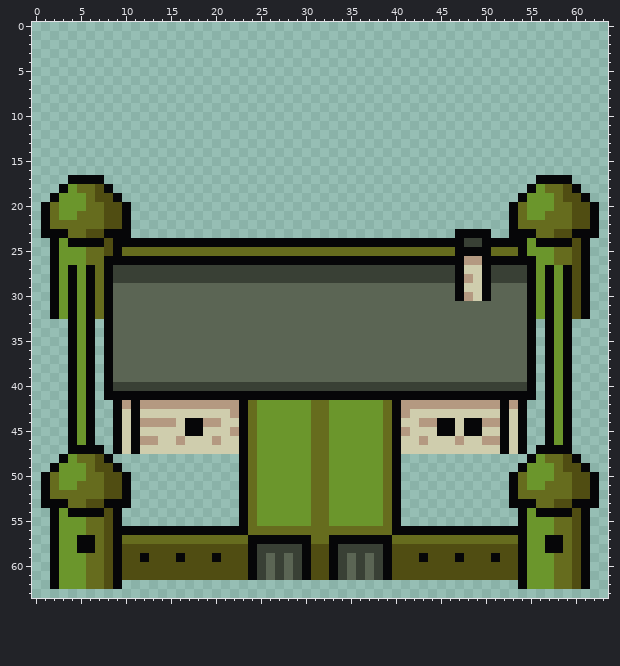
One commit to this pixel-art sprite: Factions/Neow Folder/Town.png. The picture above was drawn from the file before the commit.
The file is 64x64 pixels. Colours within 5 levels of each other are drawn and written as one.
After:
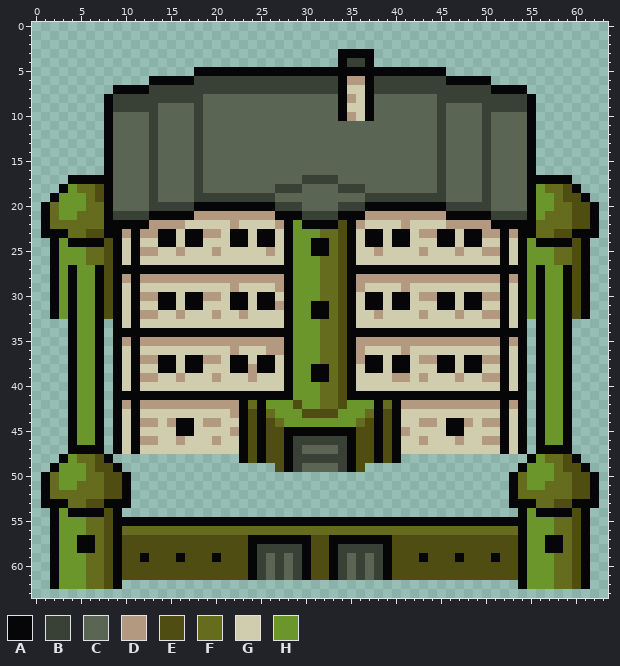
Palette (. is transparent): A #060608  B #394035  C #5b6554  D #b49981  E #504d12  F #666c1e  G #cfcdad  H #6b962c
The edit:
Changed rows in their new state; - is an unchanged pixel.
first column x 6:
 3 ----------------------------AAAA--------------------
 4 ----------------------------ABBA--------------------
 5 ------------AAAAAAAAAAAAAAAAAAAAAAAAAAAA------------
 6 -------AAAAABBBBBBBBBBBBBBBBADDABBBBBBBBAAAAA-------
 7 ---AAAABBBBBBBBBBBBBBBBBBBBBAGGABBBBBBBBBBBBBAAAA---
 8 --ABBBBBBBBBBCCCCCCCCCCCCCCCADGACCCCCCCBBBBBBBBBBA--
 9 --ABBBBBCCCCBCCCCCCCCCCCCCCCAGGACCCCCCCBCCCCBBBBBA--
10 --ACCCCBCCCCBCCCCCCCCCCCCCCCADGACCCCCCCBCCCCBCCCCA--
11 --ACCCCBCCCCBCCCCCCCCCCCCCCCCCCCCCCCCCCBCCCCBCCCCA--
12 --ACCCCBCCCCBCCCCCCCCCCCCCCCCCCCCCCCCCCBCCCCBCCCCA--
13 --ACCCCBCCCCBCCCCCCCCCCCCCCCCCCCCCCCCCCBCCCCBCCCCA--
14 --ACCCCBCCCCBCCCCCCCCCCCCCCCCCCCCCCCCCCBCCCCBCCCCA--
15 --ACCCCBCCCCBCCCCCCCCCCCCCCCCCCCCCCCCCCBCCCCBCCCCA--
16 --ACCCCBCCCCBCCCCCCCCCCCCCCCCCCCCCCCCCCBCCCCBCCCCA--
17 --ACCCCBCCCCBCCCCCCCCCCCBBBBCCCCCCCCCCCBCCCCBCCCCA--
18 ---CCCCBCCCCBCCCCCCCCBBBCCCCBBBCCCCCCCCBCCCCBCCCC---
19 --ACCCCBCCCCBBBBBBBBBCCCCCCCCCCBBBBBBBBBCCCCBCCCCA--
20 --ACCCCBBBBBAAAAAAAAABBBCCCCBBBAAAAAAAAABBBBBCCCCA--
21 --ABBBBAAAAADDDDDDDDDAAABBBBAAADDDDDDDDDAAAAABBBBA--
22 --AA-AADDDDGGGGGDGGGGDAHAAAAEADGGGGDGGGGDDDDDAA-AA--
23 ----DADDAAGAADDGAAGAAGAHHHFFEAGAAGAAGDDAAG--DDAD----
24 ----G-GG--G--GGG--G--G-HH--FE-G--G--GGG--GAAGG-G----
25 ----GADDGGDGGGDGGGGGDGAHHAA-EAGGDGGGGDGGGDGGDDAG----
26 --E-G-GGGGGGGGGGGGGGGG-HHHFFE-GGGGGGGGGGGGGGGG-G-H--
27 HAEAAAAAAAAAAAAAAAAAAAAHHHFFEAAAAAAAAAAAA-AA-AAAAHAH
28 HAEADADDDDDDDDDDDDDDDDAHHHFFEADDDDDDDDDDDD-DDDADAHAH
29 HAEAGAGGGGGGGGGGDGGGGDAHHHFFEADGGGGDGGGGGG--GGAGAHAH
30 HAEAGADDAAGAADDGAAGAAGAHHHFFEAGAAGAAGDDAAGAADDAGAHAH
31 HAEAGAGGAAGAAGGGAAGAADAHHAAFEAGAAGAAGGGAAGAAGGAGAHAH
32 HAEAGADDGGDGGGDGGDGGGGAHHAAFEAGGDGGGGDGGGDGGDDAGAHAH
33 HA.AGAGGGGGGGGGGGGGGGGAHHHFFEAGGGGGGGGGGGGGGGGAGA.AH
34 HA.AAAAAAAAAAAAAAAAAAAAHHHFFEAAAAAAAAAAAAAAAAAAAA.AH
35 HA.ADADDDDDDDDDDDDDDDDAHHHFFEADDDDDDDDDDDDDDDDADA.AH
36 HA.AGAGGGGGGGGGGDGGGDDAHHHFFEADGGGGDGGGGGGGGGGAGA.AH
37 HA.AGADDAAGAADDGAAGAAGAHHHFFEADAAGAAGDDAAGAADDAGA.AH
38 HA.AGAGGAAGAAGGGAADAAGAHHAAFEAGAAGAAGGGAAGAAGGAGA.AH
39 HA.AGADDGGDGGGDGGGDGGGAHHAAFEAGGGGDDGDGGGDGGDDAGA.AH
40 HA.AGAGGGGGGGGGGGGGGGGAHHHFFEAGGGGGGGGGGGGGGGGAGA.AH
41 HA.--------------------HHHFFE--------------------.AH
42 HA-----------------A---E-H-FE---A-----------------AH
43 HA----------------EAF---EEEE---FAE-G--------------AH
44 HA------G-A-G-----EAEF---HH---FEAE-----G-ADG------AH
45 HA--------A-G-----EAEEAAAAAAAAEEAE-----G-AGG------AH
46 HA----------------EAEEABBBBBBAEEAE----------------AH
47 ------------------EAEEABCCCCBAEEAE------------------
48 ------------------EAEEABBBBBBAEEAE------------------
49 -----------------....EABCCCCBAE....-----------------
50 -----------------..................-----------------
51 -----------------..................-----------------
52 -----------------..................-----------------
53 -----------------..................-----------------
54 -----------------..................-----------------
55 ----AAAAAAAAAAAAA-AAAAAAAAAAAAAAAA-AAAAAAAAAAAAA----
56 ----FFFFFFFFFFFFFF----------------FFFFFFFFFFFFFF----
57 ----EEEEEEEEEEEEEE-------EE-------EEEEEEEEEEEEEE----
